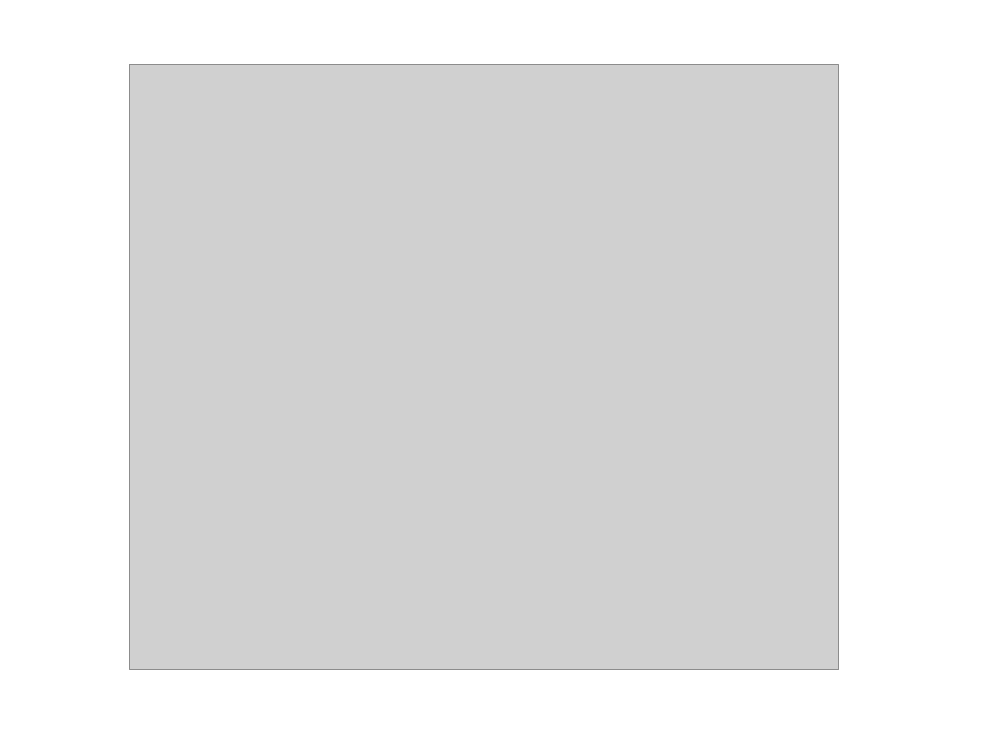
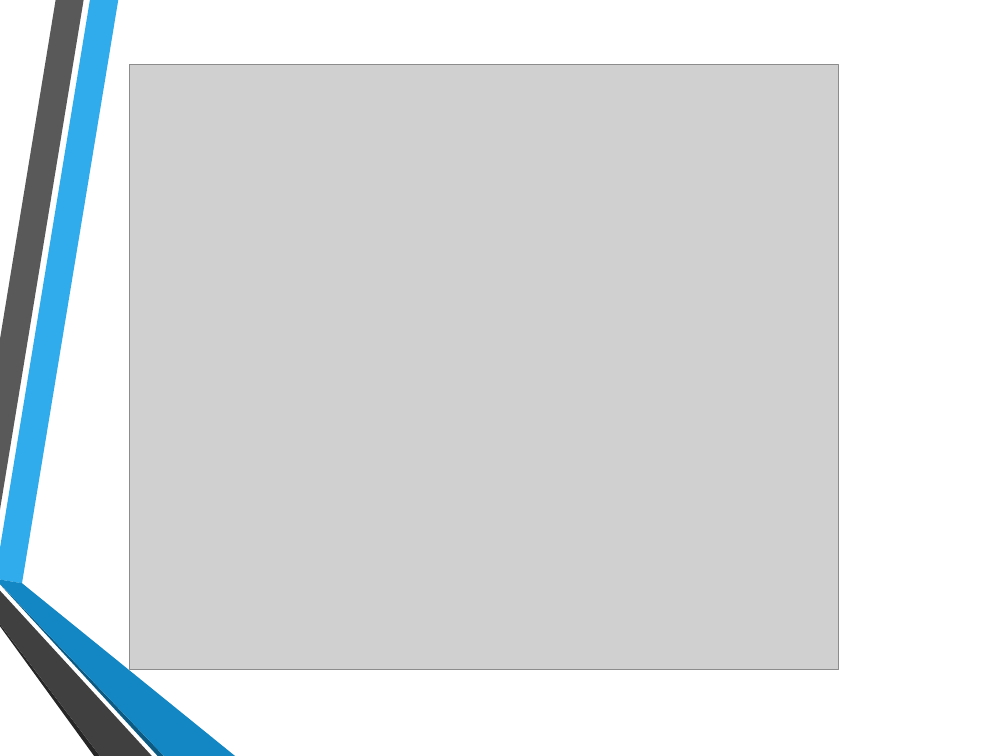
Before and after one commit to psienko/job_finder, a slide deck: slide 13 of prezentacja-AI.pptx (slide 5 before the commit). Drawn at 1008x756 pixels with LibreOffice and Linux fonts; fonts in the diff are those of the drawing; grey boxes stand for pictures; background and template pictures are left out. Boxes give left, top, right and bottom in pixels: in the first picture for what was removed or moved away, otherwise in the second. Text is boxed around its words. In the diff, an @@ line names an element or a change of style, - is before the commit and + after.

```diff
--- a/prezentacja-AI.pptx
+++ b/prezentacja-AI.pptx
@@ group added at (0,0,235,756): 6 freeform shapes @@
```
Also in this commit, not shown: 8 other slides changed, 10 slides added, 1 other file.
